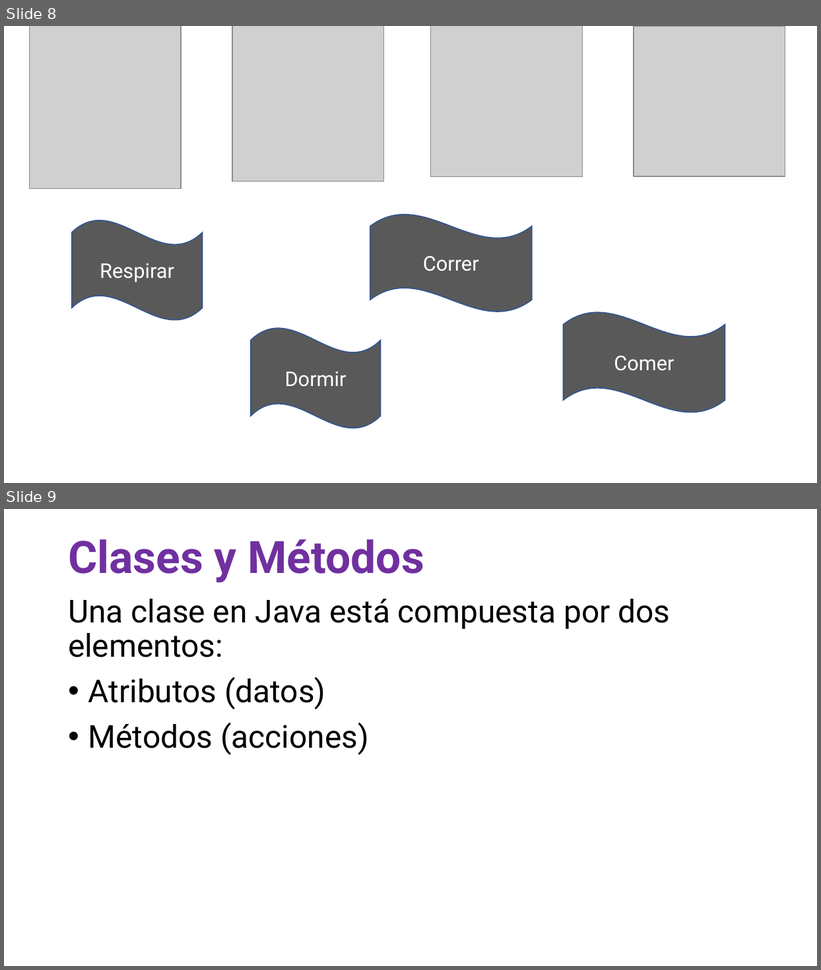
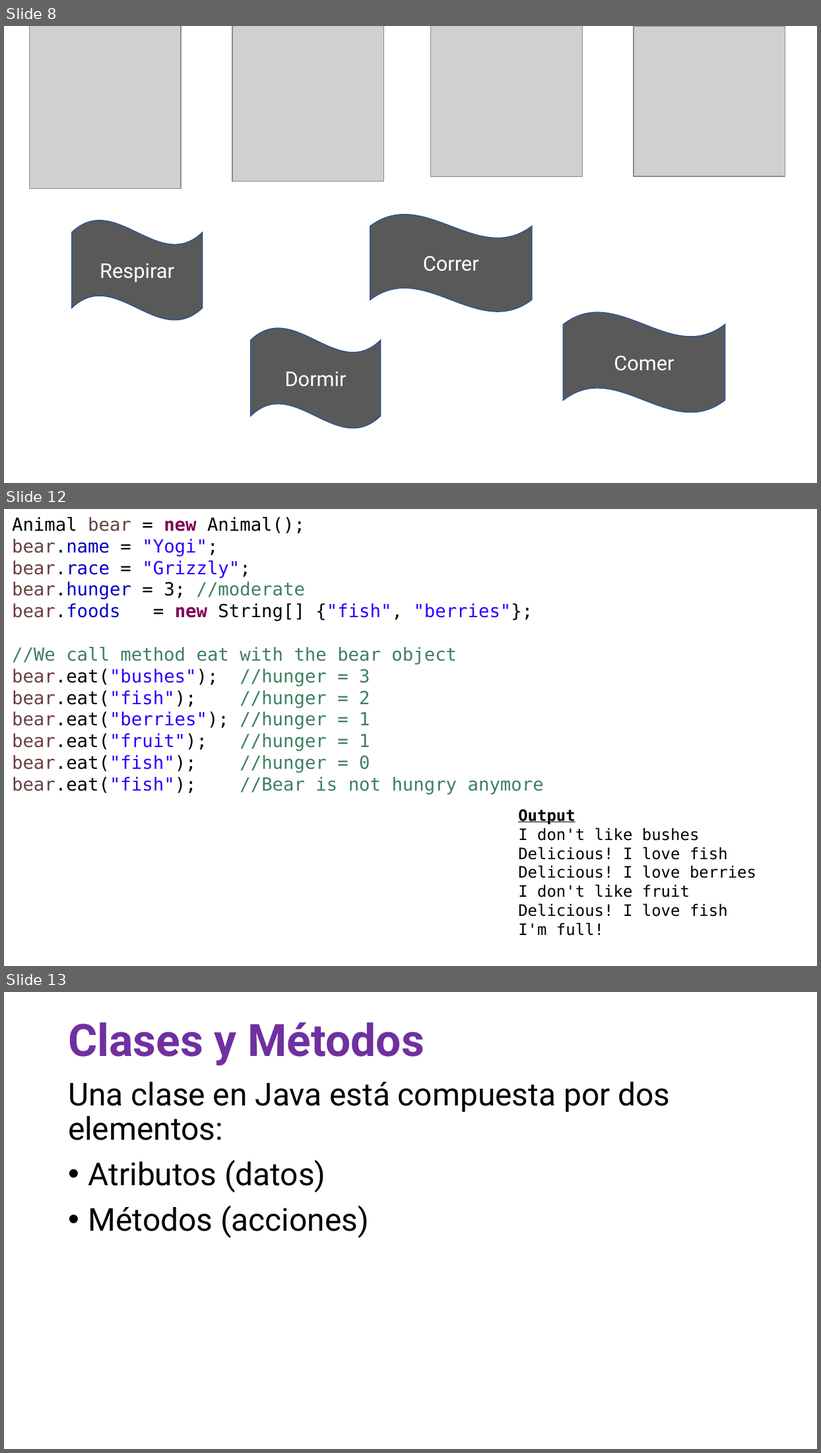
Before and after one commit to OMardil/INFO2, a slide deck: MOD03_Introduccion_a_OOP/01 Presentacion/INFO2_MOD03-Introduccion_a_OOP.pptx. Shown one above the other, each under a label of ours: slides 8 and 9 before the commit, slides 8, 12 and 13 after it; the slides between them are not shown. The pictures are 821x970 and 821x1453 pixels, drawn with LibreOffice and Linux fonts; fonts in the diff are those of the drawing; grey boxes stand for pictures. Boxes give left, top, right and bottom in pixels: in the first picture for what was removed or moved away, otherwise in the second. Text is boxed around its words. In the diff, an @@ line names an element or a change of style, - is before the commit and + after.

```diff
--- a/MOD03_Introduccion_a_OOP/01 Presentacion/INFO2_MOD03-Introduccion_a_OOP.pptx
+++ b/MOD03_Introduccion_a_OOP/01 Presentacion/INFO2_MOD03-Introduccion_a_OOP.pptx
@@ slide 12 added at (4, 509, 817, 966), background #FFFFFF @@
@@ text added at (12, 517, 544, 795), 16 pt, text #3F7F5F @@
+Animal bear = new Animal();
+bear.name = "Yogi";
+bear.race = "Grizzly";
+bear.hunger = 3; //moderate
+bear.foods = new String[] {"fish", "berries"};
+//We call method eat with the bear object
+bear.eat("bushes"); //hunger = 3
+bear.eat("fish"); //hunger = 2
+bear.eat("berries"); //hunger = 1
+bear.eat("fruit"); //hunger = 1
+bear.eat("fish"); //hunger = 0
+bear.eat("fish"); //Bear is not hungry anymore
@@ text added at (518, 809, 756, 936), 14 pt, text #000000 @@
+Output
+I don't like bushes
+Delicious! I love fish
+Delicious! I love berries
+I don't like fruit
+Delicious! I love fish
+I'm full!
@@ what was slide 9 is now slide 13 @@
```
Also in this commit, not shown: 5 slides changed, 3 other slides added, 10 other files.
